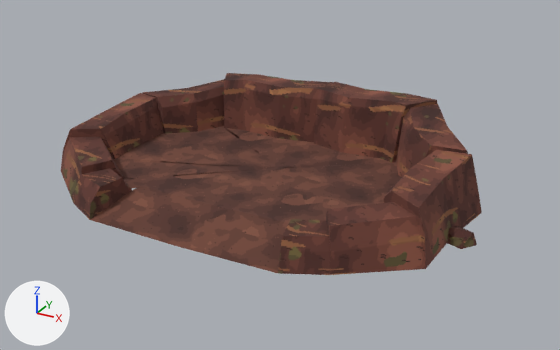
A saved change to the FBX model output/anthill/models-v1/AN33-queen-bed/SM_AN33_QueenBed.fbx.
The view is the same before and after, from a camera (50 mm lens) standing at (5.87, -10.51, 5.41) and looking at (0.14, -0.09, 0.2). Every picture has the same lights, and +X, +Y and +Z are marked at lower left. The older version comes first. Where no turn or scale is listed for an object, it has been applied to the vertices.

In view in the first picture: 'AN33a_Earth', 'AN33a_Floor'.
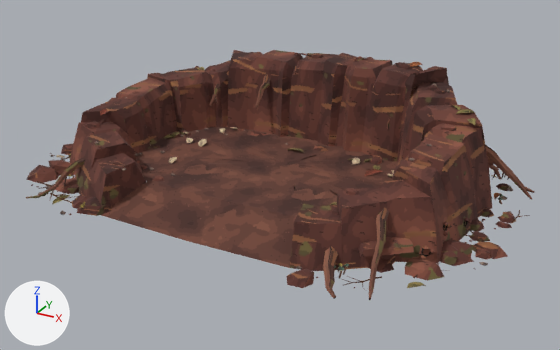
Changed parts and their boxes [x1, y1, x2, y2] in the pictures (560 x 350 px):
'AN33a_Earth', reshaped (16% wider, 18% taller): before [61, 73, 482, 275]; after [26, 50, 516, 288]
'AN33a_Floor', reshaped: before [90, 126, 401, 273]; after [101, 127, 399, 268]
'AN33a_Root', added: after [26, 71, 535, 300]
'AN33a_Props', added: after [31, 53, 530, 291]
part 2 of me_an33a_earth, rebuilt (9% taller): before [61, 73, 482, 275]; after [70, 50, 492, 271]
part 3 of me_an33a_earth, built on: before [447, 226, 477, 249]; after [26, 53, 516, 288]

The change, as a list of edits to the scene's bpy script:
```text
Add img_t_ant_props_emission_png:
    img_t_ant_props_emission_png = load_image('T_Ant_Props_Emission.png', '../_kit/tex/T_Ant_Props_Emission.png', 512, 512, 'Non-Color')
Add img_t_ant_props_png:
    img_t_ant_props_png = load_image('T_Ant_Props.png', '../_kit/tex/T_Ant_Props.png', 512, 512, 'sRGB')
Add img_t_ant_root_png:
    img_t_ant_root_png = load_image('T_Ant_Root.png', '../_kit/tex/T_Ant_Root.png', 256, 256, 'sRGB')
Add mat_m_ant_props:
    mat_m_ant_props = bpy.data.materials.new('M_Ant_Props')
    # uses the picture img_t_ant_props_emission_png
    # uses the picture img_t_ant_props_png
Add mat_m_ant_root:
    mat_m_ant_root = principled_material('M_Ant_Root')
    mat_m_ant_root.texture = img_t_ant_root_png
    mat_m_ant_root.roughness = 1.0
Change me_an33a_earth:
    used by ob_an33a_earth; location = (0.0, 0.0, 0.0)
    remove me_an33a_earth.from_pydata(...)  # 212 vertices, 143 faces; spans x -3.61..3.61, y -2.59..2.63, z 0.0..1.25
    add me_an33a_earth.from_pydata(...)  # 1724 vertices, 1669 faces; spans x -4.1..4.11, y -2.91..3.1, z 0.09..1.86
    me_an33a_earth part 2: the loose piece of 179 vertices spanning x -3.61..3.38, y -2.59..2.48, z 0.0..1.25 is rebuilt with 461 vertices and now spans x -3.48..3.52, y -2.52..2.55, z 0.09..1.83
    me_an33a_earth part 3: 22 vertices removed from x 0.89..3.61, y -0.74..2.63, z 0.0..0.19; 1263 vertices added at x -4.1..4.11, y -2.91..3.1, z 0.09..1.86
    other edits to the shape of me_an33a_earth do not show in these pictures
Change me_an33a_floor:
    used by ob_an33a_floor; location = (0.0, 0.0, 0.0)
    remove me_an33a_floor.from_pydata(...)  # 142 vertices, 136 faces; spans x -2.71..2.43, y -2.63..1.43, z 0.0..0.25
    add me_an33a_floor.from_pydata(...)  # 330 vertices, 324 faces; spans x -2.47..2.44, y -2.56..1.35, z 0.09..0.34
    me_an33a_floor part 1: 142 vertices removed from x -2.71..2.43, y -2.63..1.43, z 0.0..0.25; 330 vertices added at x -2.47..2.44, y -2.56..1.35, z 0.09..0.34
Add me_an33a_props:
    me_an33a_props.from_pydata(...)  # 4460 vertices, 4944 faces; spans x -4.13..4.11, y -2.87..3.17, z 0.07..1.85
    me_an33a_props.materials.append(mat_m_ant_props)
Add me_an33a_root:
    me_an33a_root.from_pydata(...)  # 687 vertices, 582 faces; spans x -3.08..4.01, y -2.95..3.34, z 0.0..1.46
    me_an33a_root.materials.append(mat_m_ant_root)  # picture img_t_ant_root_png
Add ob_an33a_props:
    ob_an33a_props = bpy.data.objects.new('AN33a_Props', me_an33a_props)
    ob_an33a_props.location = (0.0, 0.0, 0.0)
Add ob_an33a_root:
    ob_an33a_root = bpy.data.objects.new('AN33a_Root', me_an33a_root)
    ob_an33a_root.location = (0.0, 0.0, 0.0)
```
